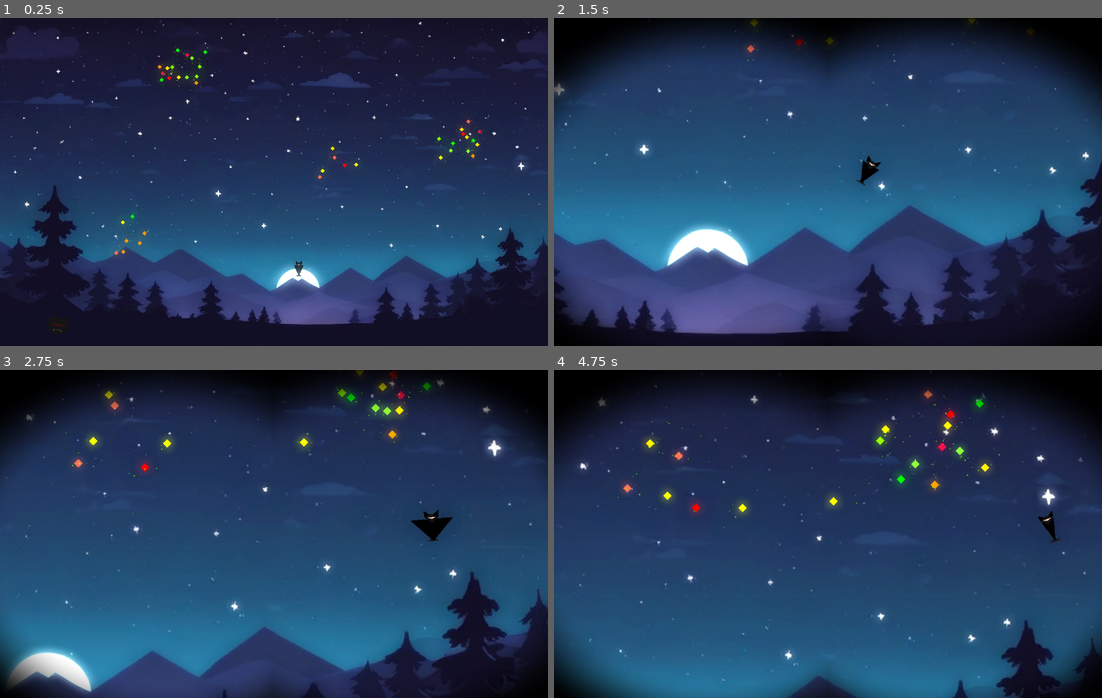
Above: before the commit, frames 1-4 (two rows, left to right).
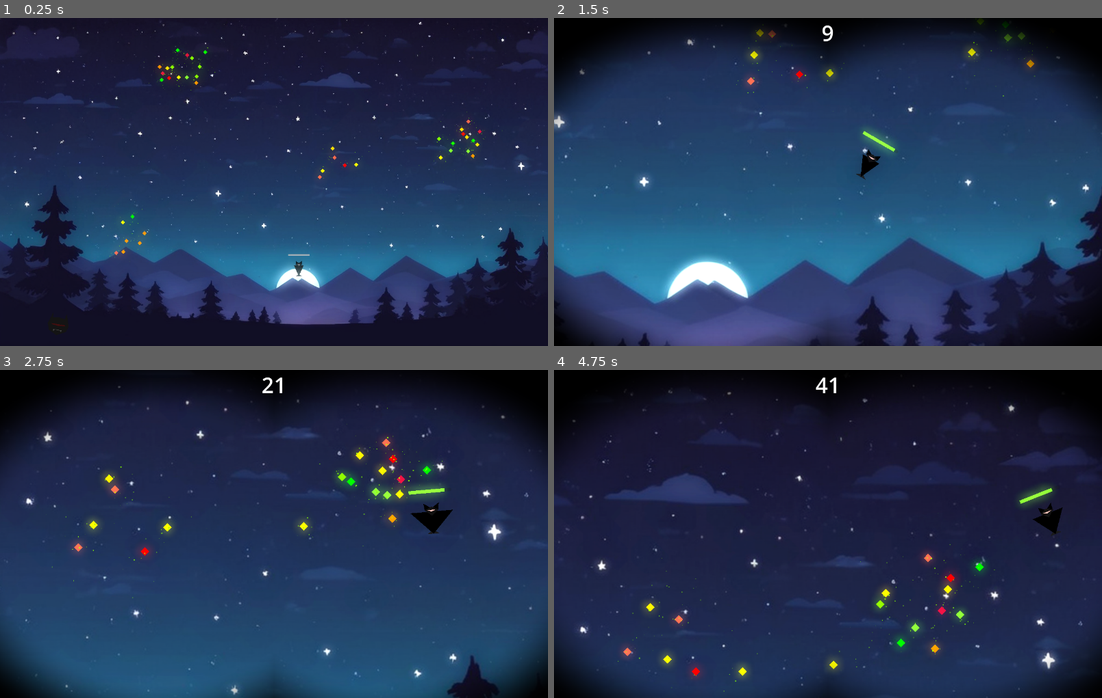
Above: after the commit, the same moments.

Repository: straightOn/FarthestBat
Game: Godot game, scene res://testarea.tscn
Two runs of this game, one before a commit and one after it. Both use one fixed random seed, a clock stepped at 60 frames per second and the inputs below.
Inputs (mouse positions are in pixels of both pictures, inside the frame that each line leads up to):
- Up to frame 1 (0.25 s): no input
- Up to frame 2 (1.5 s): tap Enter (ui_accept) at 0.5, 0.77, 0.8, 1.07, 1.35 s; move the mouse to (855, 270) at 0.52 s; press the mouse at (855, 270) at 0.53 s; hold Right (ui_right) from 0.53 s (still down); move the mouse to (855, 208) at 1.27 s; release the mouse at (855, 208) at 1.28 s
- Up to frame 3 (2.75 s): tap Enter (ui_accept) at 1.52, 1.82, 2.3 s; click (301, 560) at 1.55 s; move the mouse to (350, 520) at 2.02 s; release Right (ui_right) at 2.03 s; press the mouse at (350, 520) at 2.03 s; hold Left (ui_left) from 2.03 s (still down)
- Up to frame 4 (4.75 s): move the mouse to (800, 599) at 2.77 s; release Left (ui_left) at 2.78 s; release the mouse at (800, 599) at 2.78 s; hold Right (ui_right) 2.78-4.28 s; click (800, 599) at 2.85 s; tap Enter (ui_accept) at 3.02, 3.32, 4.52 s; move the mouse to (992, 583) at 3.52 s; hold Enter (ui_accept) 3.53-4.28 s; move the mouse to (663, 484) at 4.27 s; hold Left (ui_left) from 4.28 s (still down); click (663, 484) at 4.35 s

The runs differ from the first frame. In frame 1, less than 0.1% of the frame differs, in the area x 52-57%, y 71-73%; in frame 2, 27%; in frame 3, 36%; in frame 4, 69%, in the area x 0-100%, y 2-100%.

Commit message:
updates

Diff:
--- a/character/bat.gd
+++ b/character/bat.gd
@@ -3,43 +3,56 @@
 @onready var animation_player: AnimationPlayer = %BatAnimation
 @onready var score: Label = %Score
 @onready var label_animation: AnimationPlayer = %LabelAnimation
+@onready var stamina_bar: ProgressBar = %StaminaBar
 
 const SPEED = 300.0
 const DECELERATION = 250.0
 const ACCELERATION = 500.0
-const JUMP_VELOCITY = -100.0
+const FLAP_VELOCITY = -150.0
 
 # Get the gravity from the project settings to be synced with RigidBody nodes.
 var gravity = 200
+var stamina = 100
+var flap_cost = 2
+var flapping = false
+
 signal on_catched
 
 func _ready():
+	init()
+
+func init():
+	stamina = 100
 	animation_player.play("flap")
+	flapping = true
 
 func _physics_process(delta):
-	# Add the gravity.
 	if not is_on_floor():
 		velocity.y += gravity * delta
-
-	# Handle jump.
-	if Input.is_action_just_pressed("ui_accept"):
-		velocity.y = JUMP_VELOCITY
-
 	if velocity.y < 0:
 		animation_player.set_speed_scale(3.0)
 	else:
 		animation_player.set_speed_scale(1.0)
-
 	var direction = Input.get_axis("ui_left", "ui_right")
 	if direction:
 		velocity.x = move_toward(velocity.x, direction * SPEED, ACCELERATION*delta)
 	else:
 		velocity.x = move_toward(velocity.x, 0, DECELERATION * delta)
-
 	rotation_degrees = velocity.x / 10
-
 	move_and_slide()
 
+func _input(event):
+	if event.is_action_pressed("ui_accept"):
+		velocity.y = FLAP_VELOCITY
+		update_stamina(stamina - 2)
+		if !flapping:
+			flapping = true
+			animation_player.play("flap")
+
+func update_stamina(new_stamina: float):
+	stamina = new_stamina
+	stamina_bar.value = stamina
+	stamina_bar.get("theme_override_styles/fill").bg_color = ColorProvider.get_color_for_percentage(stamina)
 
 func _on_eat_area_body_entered(body):
 	if body is Firefly:
@@ -47,10 +60,10 @@
 		var points = body.hp
 		score.label_settings.font_color = color
 		score.text = str(points)
+		update_stamina(stamina + points)
 		label_animation.play("score")
 		body.get_eaten()
 
 func catched():
-	# splatter-particle
+	# splatter-particle here
 	on_catched.emit()
-	queue_free()
--- a/character/bat.tscn
+++ b/character/bat.tscn
@@ -240,6 +240,7 @@
 radius = 21.0
 
 [sub_resource type="LabelSettings" id="LabelSettings_bxpy6"]
+font_size = 20
 
 [sub_resource type="Animation" id="Animation_oouwx"]
 length = 0.001
@@ -258,22 +259,10 @@
 tracks/1/type = "value"
 tracks/1/imported = false
 tracks/1/enabled = true
-tracks/1/path = NodePath("Score:label_settings:font_size")
+tracks/1/path = NodePath("Score:position")
 tracks/1/interp = 1
 tracks/1/loop_wrap = true
 tracks/1/keys = {
-"times": PackedFloat32Array(0),
-"transitions": PackedFloat32Array(1),
-"update": 1,
-"values": [16]
-}
-tracks/2/type = "value"
-tracks/2/imported = false
-tracks/2/enabled = true
-tracks/2/path = NodePath("Score:position")
-tracks/2/interp = 1
-tracks/2/loop_wrap = true
-tracks/2/keys = {
 "times": PackedFloat32Array(0),
 "transitions": PackedFloat32Array(1),
 "update": 0,
@@ -297,26 +286,14 @@
 tracks/1/type = "value"
 tracks/1/imported = false
 tracks/1/enabled = true
-tracks/1/path = NodePath("Score:label_settings:font_size")
+tracks/1/path = NodePath("Score:position")
 tracks/1/interp = 1
 tracks/1/loop_wrap = true
 tracks/1/keys = {
-"times": PackedFloat32Array(0, 0.2, 0.5, 1),
-"transitions": PackedFloat32Array(1, 1, 1, 1),
-"update": 1,
-"values": [16, 16, 20, 5]
-}
-tracks/2/type = "value"
-tracks/2/imported = false
-tracks/2/enabled = true
-tracks/2/path = NodePath("Score:position")
-tracks/2/interp = 1
-tracks/2/loop_wrap = true
-tracks/2/keys = {
-"times": PackedFloat32Array(0.5, 1),
-"transitions": PackedFloat32Array(1, 1),
-"update": 0,
-"values": [Vector2(-20, -48), Vector2(-20, -100)]
+"times": PackedFloat32Array(0, 0.5, 1),
+"transitions": PackedFloat32Array(1, 1, 1),
+"update": 0,
+"values": [Vector2(-20, -64), Vector2(-20, -72), Vector2(-20, -100)]
 }
 
 [sub_resource type="AnimationLibrary" id="AnimationLibrary_2otvr"]
@@ -324,6 +301,8 @@
 "RESET": SubResource("Animation_oouwx"),
 "score": SubResource("Animation_n01yn")
 }
+
+[sub_resource type="StyleBoxFlat" id="StyleBoxFlat_6dy7r"]
 
 [node name="Bat" type="CharacterBody2D"]
 script = ExtResource("1_ci34c")
@@ -377,11 +356,22 @@
 horizontal_alignment = 1
 vertical_alignment = 1
 
-[node name="LabelAnimation" type="AnimationPlayer" parent="."]
+[node name="LabelAnimation" type="AnimationPlayer" parent="Score"]
 unique_name_in_owner = true
+root_node = NodePath("../..")
 libraries = {
 "": SubResource("AnimationLibrary_2otvr")
 }
+
+[node name="StaminaBar" type="ProgressBar" parent="."]
+unique_name_in_owner = true
+offset_left = -25.0
+offset_top = -36.0
+offset_right = 25.0
+offset_bottom = -32.0
+theme_override_styles/fill = SubResource("StyleBoxFlat_6dy7r")
+value = 100.0
+show_percentage = false
 
 [connection signal="body_entered" from="EatArea" to="." method="_on_eat_area_body_entered"]
 [connection signal="mouse_entered" from="EatArea" to="." method="_on_eat_area_mouse_entered"]
--- /dev/null
+++ b/helper/color_provider.gd
@@ -0,0 +1,33 @@
+class_name ColorProvider extends Object
+
+static func get_colors() -> Array[Color]:
+	return [
+		Color(0.86, 0.08, 0.24), #dark red
+		Color(1,0,0), #red
+		Color(1, 0.14, 0), #vibrant red-orange
+		Color(1, 0.39, 0.28), #bright orange-red
+		Color(1, 0.55, 0), #dark orange
+		Color(1, 1, 0), # pure yellow
+		Color(1, 0.84, 0), #golden yellow
+		Color(0.5, 1, 0), #bright green-yellow
+		Color(0.5, 1, 0.2), #vibrant yellow-green
+		Color(0, 1, 0) #pure green
+	]
+
+static func get_color_by_index(index: int) -> Color:
+	if index < ColorProvider.get_colors().size():
+		return ColorProvider.get_colors()[index]
+	return Color(1,1,1)
+
+static func get_color_for_percentage(percentage: float) -> Color:
+	if percentage < 10:
+		return get_colors()[1]
+	if percentage < 30:
+		return get_colors()[3]
+	if percentage < 50:
+		return get_colors()[5]
+	if percentage < 70:
+		return get_colors()[7]
+	if percentage < 95:
+		return get_colors()[8]
+	return get_colors()[9]
--- a/testarea.gd
+++ b/testarea.gd
@@ -8,11 +8,17 @@
 
 @onready var spy_glass = preload("res://assets/spyglass.png")
 @onready var camera_animation: AnimationPlayer = %CameraAnimation
+@onready var score_label: Label = %ScoreLabel
+@onready var score_timer: Timer = %ScoreTimer
+@onready var ui: CanvasLayer = %Ui
+
+var score = 0
 
 var game_state: GAME_STATE = GAME_STATE.NEW
 
 func _on_player_on_catched():
-	game_state = GAME_STATE.FINISHED
+	set_state(GAME_STATE.FINISHED)
+	score_timer.stop()
 	# show game over + highscore
 	pass
 
@@ -21,10 +27,18 @@
 	Input.set_custom_mouse_cursor(null)
 
 func start_game():
-	game_state = GAME_STATE.STARTED
+	set_state(GAME_STATE.STARTED)
 	Input.set_custom_mouse_cursor(null)
 	camera_animation.play("zoom_in")
+	ui.show()
+	score = 0
+	score_timer.start()
 
+func set_state(new_state: GAME_STATE):
+	game_state = new_state
+	if game_state == GAME_STATE.FINISHED:
+		#get_tree().paused = true
+		pass
 
 func _on_mouse_area_mouse_entered():
 	if game_state == GAME_STATE.NEW:
@@ -34,7 +48,10 @@
 	if game_state == GAME_STATE.NEW:
 		Input.set_custom_mouse_cursor(null)
 
-
 func _on_mouse_area_input_event(_viewport, event, _shape_idx):
 	if game_state == GAME_STATE.NEW && event.is_action_pressed("click"):
 		start_game()
+
+func _on_timer_timeout():
+	score += 1
+	score_label.text = str(score)
--- a/testarea.tscn
+++ b/testarea.tscn
@@ -96,6 +96,9 @@
 [sub_resource type="CircleShape2D" id="CircleShape2D_nmu2v"]
 radius = 50.0
 
+[sub_resource type="LabelSettings" id="LabelSettings_5yv4h"]
+font_size = 50
+
 [node name="Testarea" type="Node2D"]
 script = ExtResource("1_3kbpe")
 
@@ -181,6 +184,28 @@
 offset = Vector2(0, 900)
 transform = Transform2D(1, 0, 0, 1, 0, 900)
 
+[node name="Ui" type="CanvasLayer" parent="."]
+unique_name_in_owner = true
+visible = false
+
+[node name="ScoreTimer" type="Timer" parent="Ui"]
+unique_name_in_owner = true
+wait_time = 0.1
+
+[node name="VBoxContainer" type="VBoxContainer" parent="Ui"]
+anchors_preset = 10
+anchor_right = 1.0
+offset_bottom = 69.0
+grow_horizontal = 2
+
+[node name="ScoreLabel" type="Label" parent="Ui/VBoxContainer"]
+unique_name_in_owner = true
+layout_mode = 2
+text = "0"
+label_settings = SubResource("LabelSettings_5yv4h")
+horizontal_alignment = 1
+vertical_alignment = 1
+
 [connection signal="input_event" from="Character/Player" to="." method="_on_player_input_event"]
 [connection signal="mouse_entered" from="Character/Player" to="." method="_on_player_mouse_entered"]
 [connection signal="mouse_exited" from="Character/Player" to="." method="_on_player_mouse_exited"]
@@ -188,3 +213,4 @@
 [connection signal="input_event" from="Character/Player/MouseArea" to="." method="_on_mouse_area_input_event"]
 [connection signal="mouse_entered" from="Character/Player/MouseArea" to="." method="_on_mouse_area_mouse_entered"]
 [connection signal="mouse_exited" from="Character/Player/MouseArea" to="." method="_on_mouse_area_mouse_exited"]
+[connection signal="timeout" from="Ui/ScoreTimer" to="." method="_on_timer_timeout"]
--- a/world/firefly.gd
+++ b/world/firefly.gd
@@ -11,22 +11,9 @@
 var max_distance = 200
 var speed = 100
 
-var colors: Array[Color] = [
-	Color(0.86, 0.08, 0.24), #dark red
-	Color(1,0,0), #red
-	Color(1, 0.14, 0), #vibrant red-orange
-	Color(1, 0.39, 0.28), #bright orange-red
-	Color(1, 0.55, 0), #dark orange
-	Color(1, 1, 0), # pure yellow
-	Color(1, 0.84, 0), #golden yellow
-	Color(0.5, 1, 0), #bright green-yellow
-	Color(0.5, 1, 0.2), #vibrant yellow-green
-	Color(0, 1, 0) #pure green
-]
-
 func _ready():
 	hp = randi_range(min_hp, max_hp)
-	color = colors[hp + 3]
+	color = ColorProvider.get_color_by_index(hp + 3)
 	polygon_2d.color = color
 	gpu_particles_2d.process_material.color = color
 
Not shown: 1 places in character/bat.tscn that only renumber resources
Not shown: 1 places in testarea.tscn that only renumber resources
